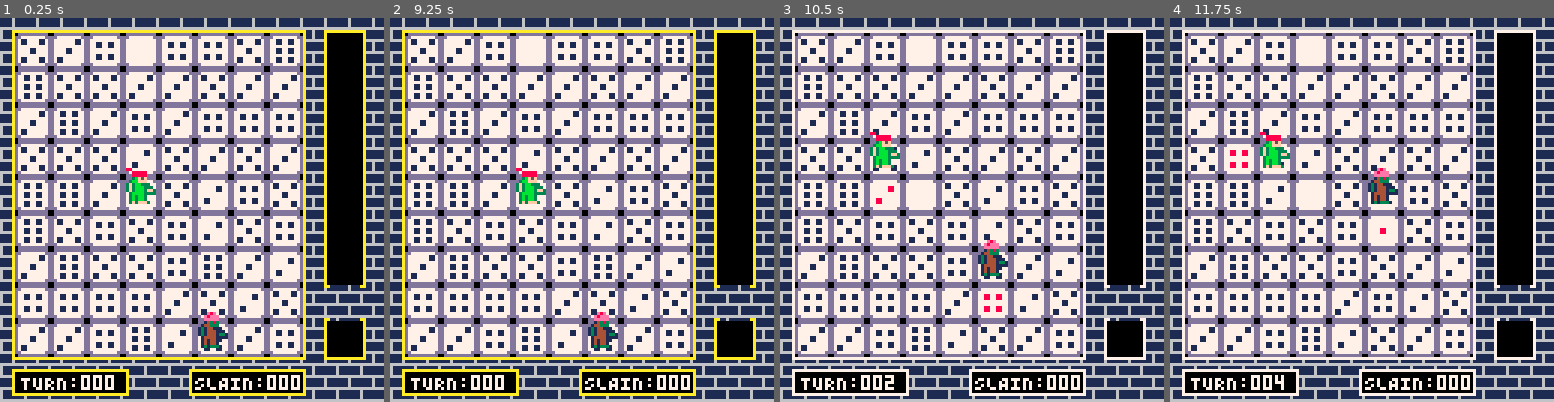
Above: before the commit, frames 1-4 (left to right).
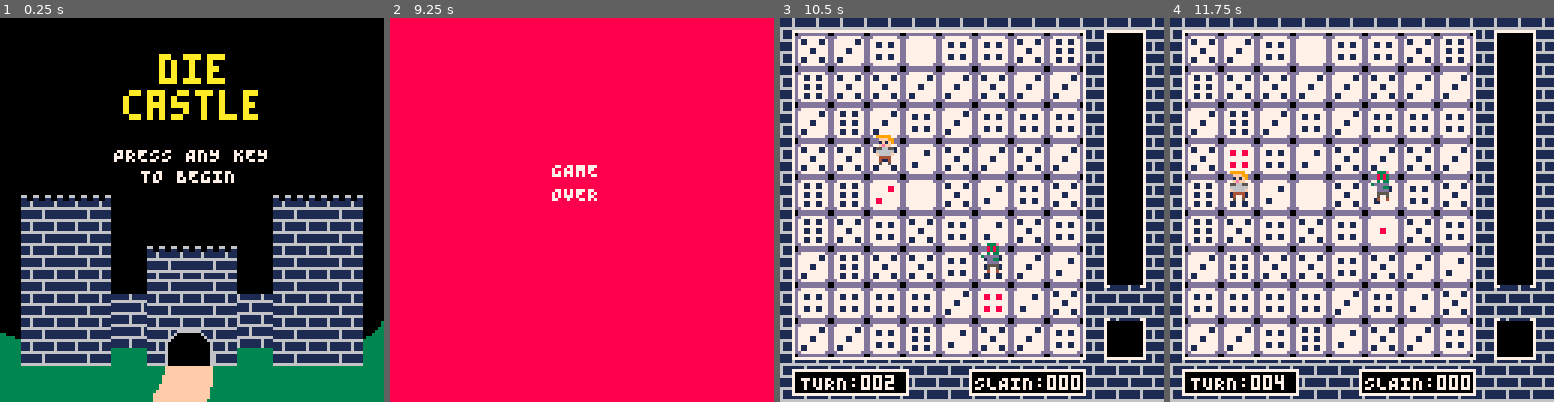
Above: after the commit, the same moments.

Repository: IAmBatby/diecastle
Game: PICO-8 cartridge diecastle.p8
The game is run twice, just before and just after one commit, with the same random seed, the same clock (stepped at 60 frames per second) and the same inputs.
Inputs:
- Up to frame 1 (0.25 s): no input
- Up to frame 2 (9.25 s): tap O (Z key) at 0.33, 0.7, 1.43, 2.22, 3.1, 3.98, 4.87, 5.75, 6.63, 7.52, 8.4 s; tap X (X key) at 1.07, 2.07, 2.4, 2.73, 3.07, 3.4, 3.73, 4.07, 4.4, 4.73, 5.07, 5.4, 5.73, 6.07, 6.4, 6.73, 7.07, 7.4, 7.73, 8.07, 8.4, 8.73, 9.07 s; hold Left 1.97-2.37 s; hold Down 2.42-2.82 s; hold Right 2.87-3.53 s; hold Up 3.58-4.08 s; hold Right 4.13-4.53 s; hold Down 4.58-5.08 s; hold Left 5.13-5.8 s; hold Up 5.85-6.18 s; hold Left 6.23-6.63 s; hold Down 6.68-7.08 s; hold Right 7.13-7.8 s; hold Up 7.85-8.35 s; hold Right 8.4-8.8 s; hold Down from 8.85 s (still down)
- Up to frame 3 (10.5 s): tap O (Z key) at 9.28, 10.17 s; release Down at 9.35 s; hold Left 9.4-10.07 s; tap X (X key) every 0.33 s from 9.4 to 10.4 s; hold Up 10.12-10.45 s
- Up to frame 4 (11.75 s): hold Left 10.5-10.9 s; tap X (X key) every 0.33 s from 10.73 to 11.73 s; hold Down 10.95-11.35 s; tap O (Z key) at 11.05 s; hold Right from 11.4 s (still down)

The runs differ from the first frame. In frame 1, 89% of the frame differs, in the area x 0-100%, y 0-100%; in frame 2, 100%; in frame 3, 0.9%; in frame 4, 1.2%.

Commit message:
Pre-Release

Diff:
--- a/diecastle.lua
+++ b/diecastle.lua
@@ -10,7 +10,9 @@
     tilerowcount = 7
     tilecolumncount = 8
 
-    tilerespawncountmax = 16
+    setabletilerespawncountmax = 15
+    tilerespawncountmax = 15
+
 
     move={}
     move.x = 0
@@ -20,6 +22,7 @@
 
     debugtext = ""
 
+    playerflip = false
     turncount = 0
     slaincount = 0
 
@@ -35,7 +38,8 @@
     inputlock = inputlockmax
 
     enemyspawncount = 0
-    enemyspawncountmax = 5
+    setableenemyspawncountmax = 20
+    enemyspawncountmax = 0
 
     diceinventory={}
     tileupdateindex={}
@@ -43,13 +47,19 @@
     gameover = false
     gameoversoundcheck = false
 
-    StartGame()
+    titlescreen = true
+
+    drawcount = 0
+    music(-1)
+    music(1)
+    --StartGame()
 end
 
 function StartGame()
+    tiles={}
     GenerateBackground()
     GenerateLevel()
-
+    music(-1)
     music(0)
 
     newturnrunning = false
@@ -57,7 +67,7 @@
     player={}
     player.x = 42
     player.y = 50
-    player.sprtopx = 96
+    player.sprtopx = 85
     player.sprtopy = 0
     player.sprbotx = 94
     player.sprboty = 11
@@ -83,15 +93,25 @@
 end
 
 function _update60()
+
     if inputlock == inputlockmax then
         if gameover == true then
             if btn(controls.left) or btn(controls.right) or btn(controls.up) or btn(controls.down) or btn(controls.a) or btn(controls.b) then
+                gameover = false
                 run()
             end
         end
         bordercolor = bordercolordefault
         if newturnrunning == false then
            UpdatePlayer()
+        end
+        if titlescreen == true then
+            if btn(controls.left) or btn(controls.right) or btn(controls.up) or btn(controls.down) or btn(controls.a) or btn(controls.b) then
+                titlescreen = false
+                music(-1)
+                inputlock = 0
+                StartGame()
+            end
         end
     else
         inputlock += 1
@@ -105,6 +125,7 @@
             player.y += move.y
             player.x += move.x
             player.tileindex += move.tileindex
+            playerflip = false
             NewTurn()
         end
     end
@@ -113,6 +134,7 @@
             player.y += move.y
             player.x += move.x
             player.tileindex += move.tileindex
+            playerflip = true
             NewTurn()
         end
     end
@@ -155,6 +177,12 @@
     end
 
     add(tileupdateindex, player.tileindex)
+
+    enemyspawncountmax = flr(setableenemyspawncountmax - (turncount / 2))
+    if enemyspawncountmax < 1 then
+        enemyspawncountmax = 1
+    end
+    tilerespawncountmax = flr(setabletilerespawncountmax + (turncount / 5))
 
     UpdateEnemies()
 end
@@ -189,7 +217,6 @@
             end
         end
     end
-
 
     if tiles[player.tileindex].value <= 0 then
         gameover = true
@@ -323,12 +350,11 @@
     end
 
     if enemyspawncount == enemyspawncountmax then
-        GenerateEnemy(1)
-        sfx(10)
+        --GenerateEnemy(1)
+        enemyspawncount = 0
     end
     if #enemies == 0 then
-        GenerateEnemy(1)
-        sfx(10)
+        --GenerateEnemy(1)
     else
         enemyspawncount += 1
     end
@@ -380,7 +406,7 @@
 
 function GenerateBackground()
     bgsprx = 112
-    bgspry = 16
+    bgspry = 0
 
     --Drawing tiled brick background 8x8
     for j=0, 8 do
@@ -410,8 +436,6 @@
 end
 
 function GenerateLevel()
-    tiles={}
-
     lvlsprx = 0
     lvlspry = 0
 
@@ -456,7 +480,7 @@
 end
 
 function GenerateEnemy(amount)
-    --enemyspawncount = 0
+    enemyspawncount = 0
     for i=1, amount do
         foundvalidspawn = false
         while foundvalidspawn == false do
@@ -472,9 +496,16 @@
         enemy={}
         enemy.x = tiles[randomnumber].x + 1
         enemy.y = tiles[randomnumber].y - 3
-        enemy.sprx = 108
-        enemy.spry = 0
-        enemy.ypreference = true
+        if flr(rnd(2)) == 1 then
+            enemy.sprx = 97
+            enemy.spry = 0
+            enemy.ypreference = true
+        else
+            enemy.sprx = 97
+            enemy.spry = 12
+            enemy.ypreference = false
+        end
+        sfx(10)
         enemy.tileindex = randomnumber
         add(enemies,enemy)
         add(tileupdateindex, enemy.tileindex)
@@ -515,8 +546,10 @@
     --Updating Affected Tiles
     if #diceinventory != 0 then
         tilescount = 1
+        wasitemuseless = true
         for tilescounttest in all(tiles) do
             if tiles[tilescount].value == diceinventory[1].value then
+                wasitemuseless = false
                 if (tiles[tilescount].value + consumevalue) != 7 then
                     tiles[tilescount].value += consumevalue
                     if consumevalue == 1 then
@@ -534,6 +567,9 @@
                     end
                 end
             end
+            if wasitemuseless == true then
+                sfx(14)
+            end
             consumed = true
             tilescount += 1
         end
@@ -561,59 +597,90 @@
 
 function _draw()
     cls()
-    GenerateBackground()
-
-    for drawval in all(tiles) do
-        if drawval.value != 0 then
-            sspr(12, 0, 12, 12, drawval.x, drawval.y)
-            sspr((drawval.value * 12), drawval.valueupdatedthisturn * 12, 12, 12, drawval.x, drawval.y)
-        else
-            sspr(0, 0, 12, 12, drawval.x, drawval.y)
-        end
-    end
-
-    --for drawedgeval in all(tileedgeindex) do
-        --rectfill(drawedgeval.x + 5, drawedgeval.y + 5, drawedgeval.x + 7, drawedgeval.y + 7, 12)
-    --end
-
-    for enemiesval in all(enemies) do
-        sspr(enemiesval.sprx, enemiesval.spry, 12, 12, enemiesval.x, enemiesval.y)
-    end
-
-    for diceinventoryval in all(diceinventory) do
-        sspr( 12, 0, 12, 12, diceinventoryval.x, diceinventoryval.y)
-        sspr(diceinventoryval.value * 12, 12, 12,12, diceinventoryval.x, diceinventoryval.y)
-    end
-
-    sspr(player.sprtopx,player.sprtopy,12,12,player.x,player.y)
-    --rectfill(tiles[player.tileindex].x, tiles[player.tileindex].y, tiles[player.tileindex].x + 11, tiles[player.tileindex].y + 11, 5)
-    if turncount > 9 then
-        turntext = "TURN:"..tostr("0")..tostr(turncount)
-    elseif turncount > 99 then
-        turntext = "TURN:"..tostr(turncount)
+    if titlescreen == false then
+
+        if turncount > 99 then
+            pal(2,0,1)
+            pal(12,0,1)
+        elseif turncount > 74 then
+            pal(2,140,1)
+            pal(12,131,1)
+        elseif turncount > 49 then
+            pal(2,130,1)
+            pal(12,5,1)
+        elseif turncount > 24 then
+            pal(2,131,1)
+            pal(12,134,1)
+        else
+            pal(2,1,1)
+            pal(12,13,1)
+        end
+        GenerateBackground()
+
+        for drawval in all(tiles) do
+            if drawval.value != 0 then
+                sspr(72, 0, 12, 12, drawval.x, drawval.y)
+                sspr((drawval.value * 12), drawval.valueupdatedthisturn * 12, 12, 12, drawval.x, drawval.y)
+            else
+                sspr(72, 12, 0, 12, 12, drawval.x, drawval.y)
+            end
+        end
+
+        --for drawedgeval in all(tileedgeindex) do
+            --rectfill(drawedgeval.x + 5, drawedgeval.y + 5, drawedgeval.x + 7, drawedgeval.y + 7, 12)
+        --end
+
+        for enemiesval in all(enemies) do
+            if enemiesval.x < player.x then
+                sspr(enemiesval.sprx - 2, enemiesval.spry, 12, 12, enemiesval.x, enemiesval.y, 12, 12, true)
+            else
+                sspr(enemiesval.sprx, enemiesval.spry, 12, 12, enemiesval.x, enemiesval.y)
+            end
+        end
+
+        for diceinventoryval in all(diceinventory) do
+            sspr( 72, 0, 12, 12, diceinventoryval.x, diceinventoryval.y)
+            sspr(diceinventoryval.value * 12, 12, 12,12, diceinventoryval.x, diceinventoryval.y)
+        end
+        if playerflip == true then
+            sspr(player.sprtopx,player.sprtopy,12,12,player.x - 2,player.y, 12, 12,playerflip)
+        else
+            sspr(player.sprtopx,player.sprtopy,12,12,player.x,player.y, 12, 12,playerflip)
+        end
+        --rectfill(tiles[player.tileindex].x, tiles[player.tileindex].y, tiles[player.tileindex].x + 11, tiles[player.tileindex].y + 11, 5)
+        if turncount > 99 then
+            turntext = "TURN:"..tostr(turncount)
+        elseif turncount > 9 then
+            turntext = "TURN:"..tostr("0")..tostr(turncount)
+        else
+            turntext = "TURN:"..tostr("00")..tostr(turncount)
+        end
+        print(turntext, 7, 119, 7)
+
+        if slaincount > 9 then
+            slaintext = "SLAIN:"..tostr(0)..tostr(slaincount)
+        elseif slaincount > 99 then
+            slaintext = "SLAIN:"..tostr(slaincount)
+        else
+            slaintext = "SLAIN:"..tostr("00")..tostr(slaincount)
+        end
+        print(slaintext, 65, 119, 7)
+
+        if gameover then
+            if gameoversoundcheck == false then
+                sfx(8)
+                gameoversoundcheck = true
+            end
+            music(-1)
+            debugtext = ""
+            rectfill(0,0,128,128,8)
+            print("GAME", 54, 48,7)
+            print("OVER", 54, 56, 7)
+        end
     else
-        turntext = "TURN:"..tostr("00")..tostr(turncount)
-    end
-    print(turntext, 7, 119, 7)
-
-    if slaincount > 9 then
-        slaintext = "SLAIN:"..tostr(0)..tostr(slaincount)
-    elseif slaincount > 99 then
-        slaintext = "SLAIN:"..tostr(slaincount)
-    else
-        slaintext = "SLAIN:"..tostr("00")..tostr(slaincount)
-    end
-    print(slaintext, 65, 119, 7)
-
-    if gameover then
-        if gameoversoundcheck == false then
-            sfx(8)
-            gameoversoundcheck = true
-        end
-        music(-1)
-        debugtext = ""
-        rectfill(0,0,128,128,8)
-        print("GAME", 54, 48,7)
-        print("OVER", 54, 56, 7)
-    end
-end
+        sspr(0, 51, 128, 76, 0, 59)
+        sspr(82,24,45,27,41,12)
+        print("PRESS ANY KEY", 38, 43, 7)
+        print("TO BEGIN", 47, 50, 7)
+    end
+end
Not shown, changed: 213 lines of the sprite sheet (__gfx__) section of diecastle.p8
Not shown, changed: the music (__music__) section of diecastle.p8
Not shown, changed: the sound effects (__sfx__) section of diecastle.p8
Not shown, changed: .gitignore
